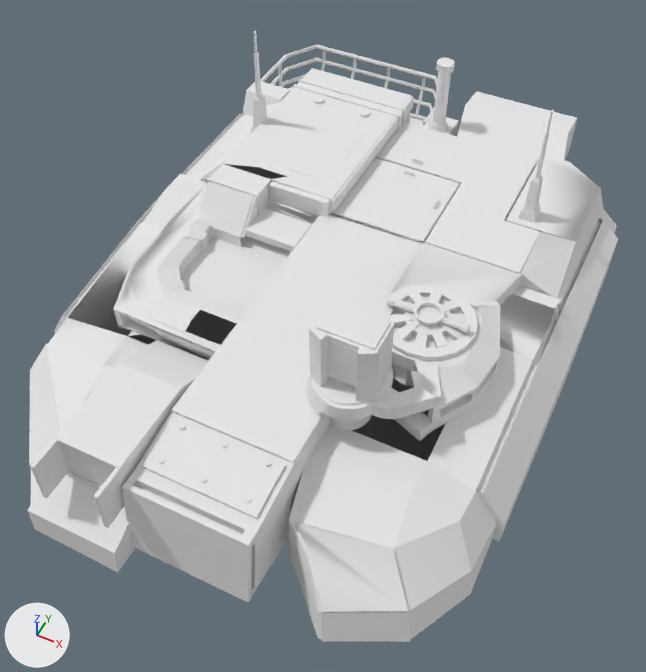
What one commit did to the OBJ model res/LeclercTurret.obj.
Both versions are drawn from a 50 mm lens placed at (1.13, -1.95, 3.1), pointed at (0.03, 0.24, 0.36). Every picture has the same lights, and +X, +Y and +Z are marked at lower left. The picture after the commit comes second. Where no turn or scale is listed for an object, it has been applied to the vertices. Vertices at exactly the same position are counted once.

Objects in the first picture: 'turret'.
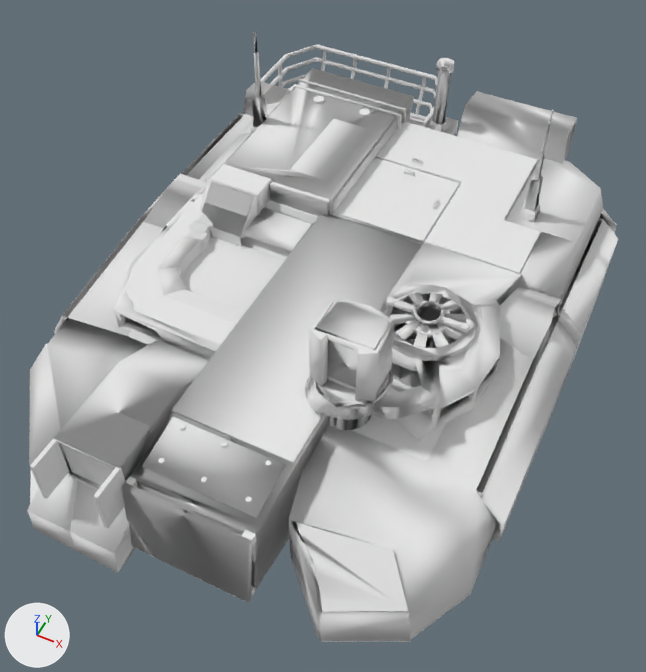
Commit message: new leclerc model finished

Changed parts and their boxes [x1, y1, x2, y2] in the pictures (646 x 672 px):
'turret', reshaped
    before: [28, 31, 618, 642]
    after: [27, 31, 618, 642]
part 1 of me_turret, added
    after: [27, 31, 617, 642]

The change, as a diff of the scene's bpy script:
```diff
--- a/res/LeclercTurret.obj.py
+++ b/res/LeclercTurret.obj.py
@@ me_turret @@
 # used by ob_turret; location = (0.0, 0.0, 0.0)
-me_turret.from_pydata(...)  # 2730 vertices, 5140 faces; spans x -1.02..0.98, y -0.94..1.89, z 0.0..1.13
+me_turret.from_pydata(...)  # 11659 vertices, 19307 faces; spans x -1.02..0.98, y -0.94..1.9, z 0.0..1.13
+# me_turret part 1: 8929 vertices added at x -1.02..0.98, y -0.94..1.9, z 0.0..1.13
 me_turret.materials.append(mat_material)
```
